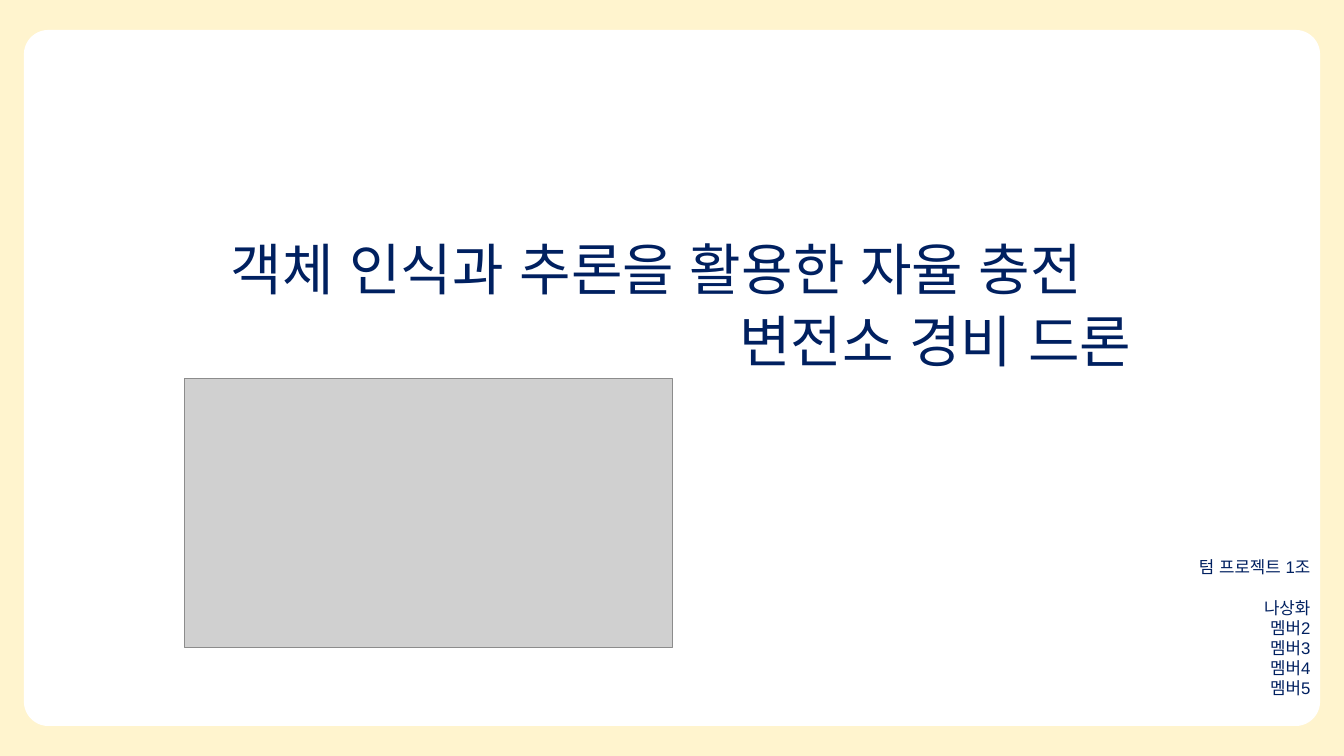
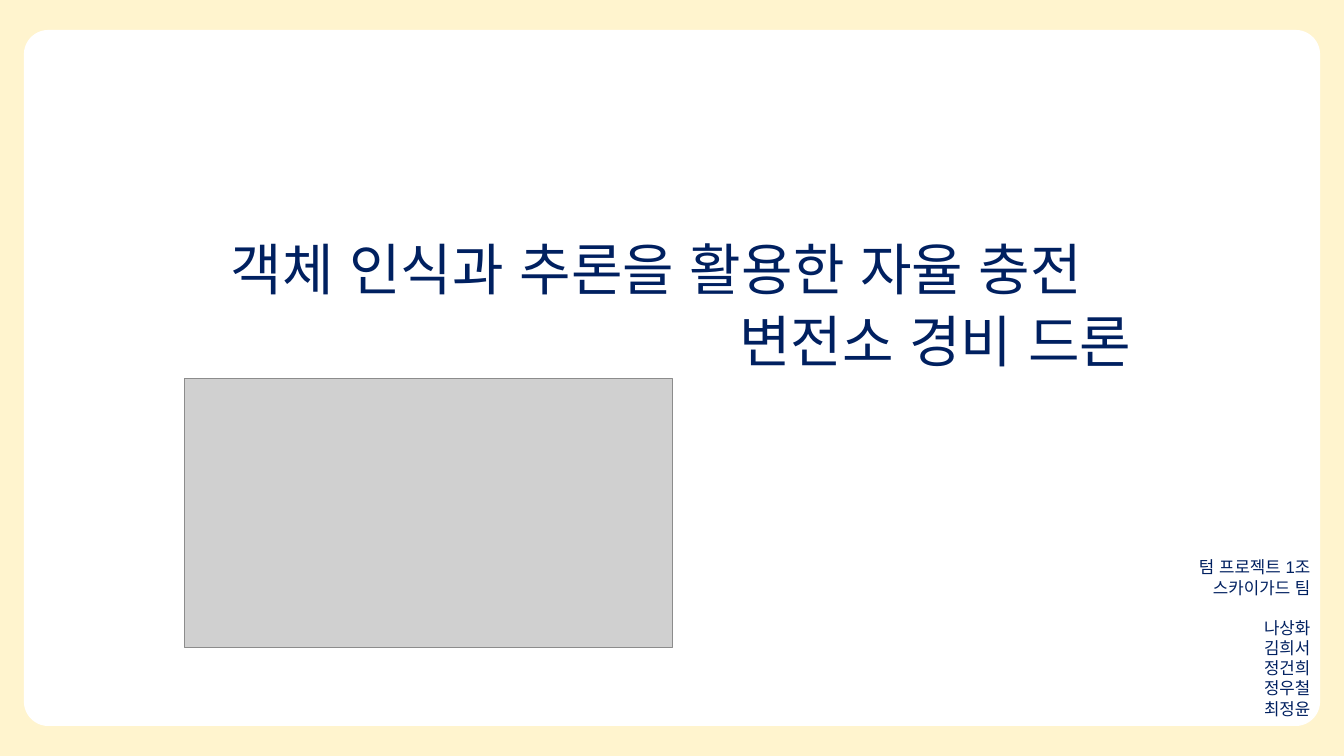
Before and after one commit to Sanghwa-Na/Codyssey, a slide deck: slide 1 of 입학연수과정/텀 프로젝트/객체 인식과 추론을 활용한 자율 충전 변전소 드론.pptx. Drawn at 1344x756 pixels with LibreOffice and Linux fonts; fonts in the diff are those of the drawing; grey boxes stand for pictures. Boxes give left, top, right and bottom in pixels: in the first picture for what was removed or moved away, otherwise in the second. Text is boxed around its words. In the diff, an @@ line names an element or a change of style, - is before the commit and + after.

```diff
--- a/입학연수과정/텀 프로젝트/객체 인식과 추론을 활용한 자율 충전 변전소 드론.pptx
+++ b/입학연수과정/텀 프로젝트/객체 인식과 추론을 활용한 자율 충전 변전소 드론.pptx
@@ text at bbox=[1213, 580, 1310, 596]: paragraph added @@
+스카이가드 팀
@@ text at bbox=[1264, 640, 1310, 717]: text changed @@
-멤버2
-멤버3
-멤버4
-멤버5
+김희서
+정건희
+정우철
+최정윤
```
Also in this commit, not shown: 1 other slide changed, 6 slides added, 8 slides removed.
